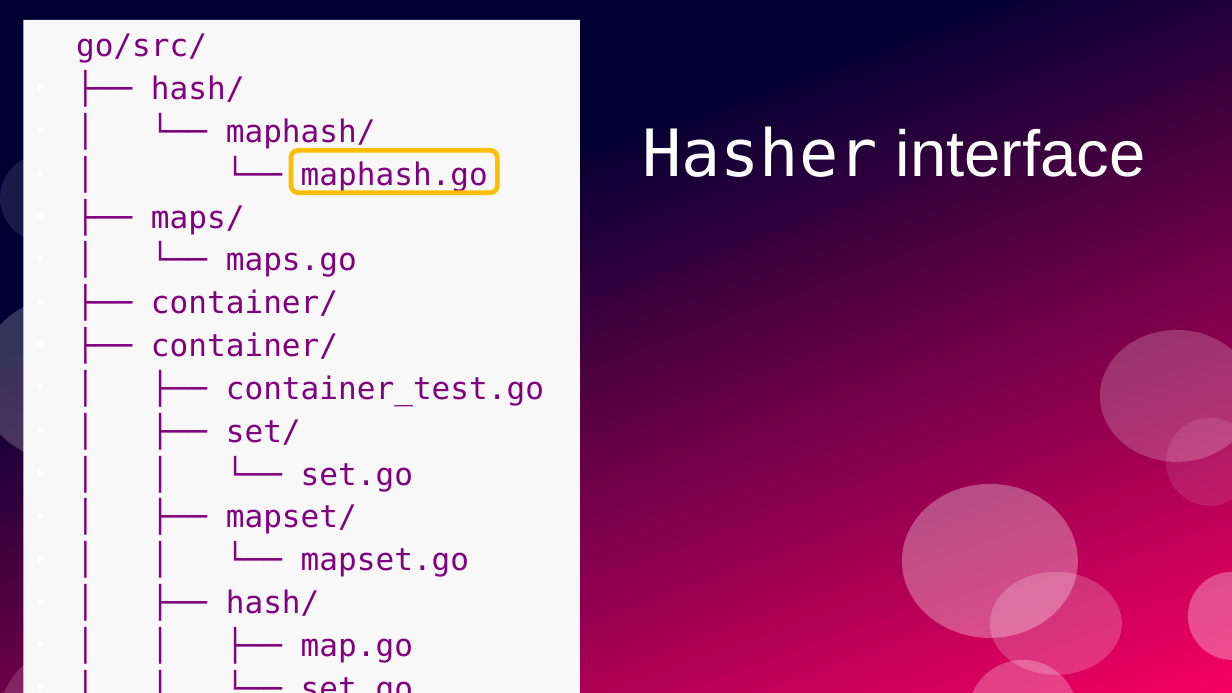
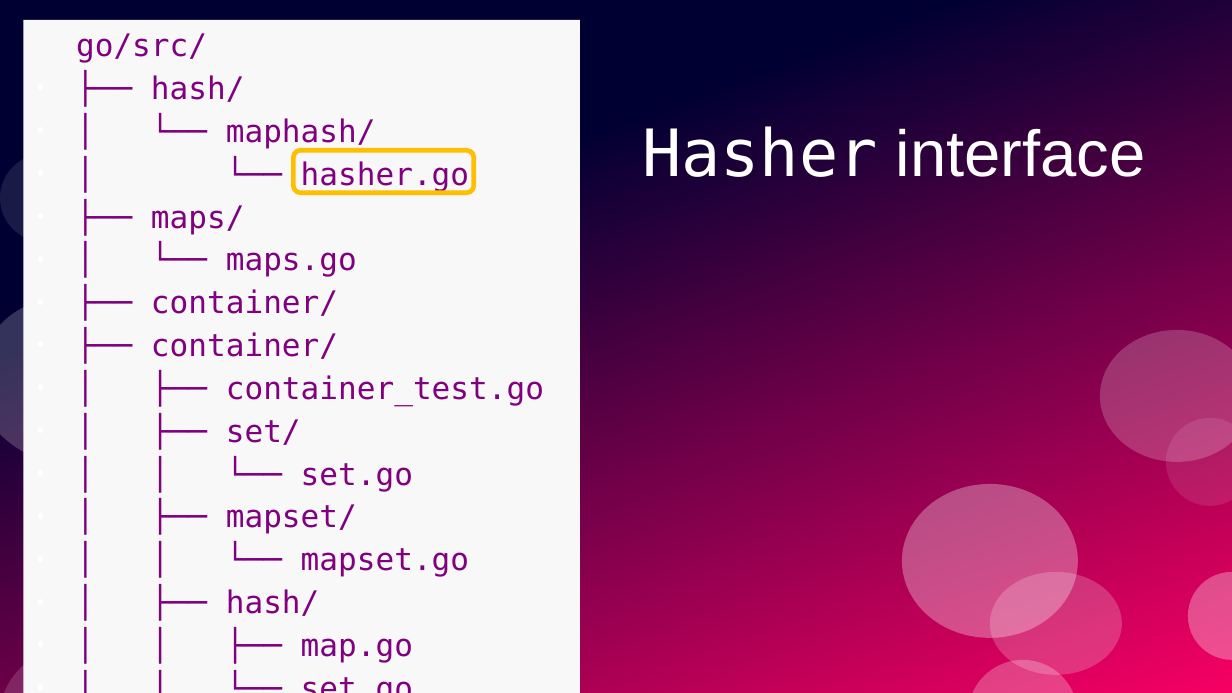
Before and after one commit to ramalho/sets-in-go, a slide deck: slide 75 of sets-in-go.odp (slide 73 before the commit). Drawn at 1232x693 pixels with LibreOffice and Linux fonts; fonts in the diff are those of the drawing. Boxes give left, top, right and bottom in pixels: in the first picture for what was removed or moved away, otherwise in the second. Text is boxed around its words. In the diff, an @@ line names an element or a change of style, - is before the commit and + after.

Commit message:
slides for hasher types

```diff
--- a/sets-in-go.odp
+++ b/sets-in-go.odp
@@ rounded rectangle: place and size @@
-rounded rectangle at <box>291,150,497,192</box>
+rounded rectangle at <box>294,150,474,192</box>
@@ text at <box>301,161,469,191</box>: text changed @@
-● │ └── maphash.go
+● │ └── hasher.go
```
Also in this commit, not shown: 7 other slides changed, 4 slides added, 4 other files.
